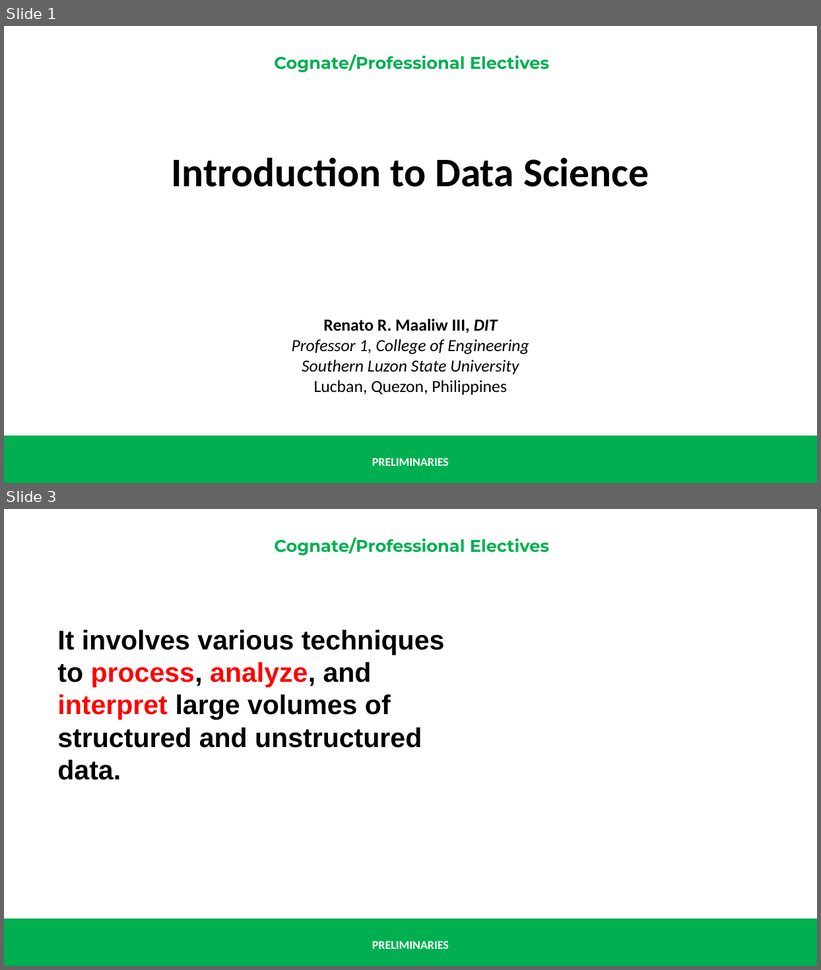
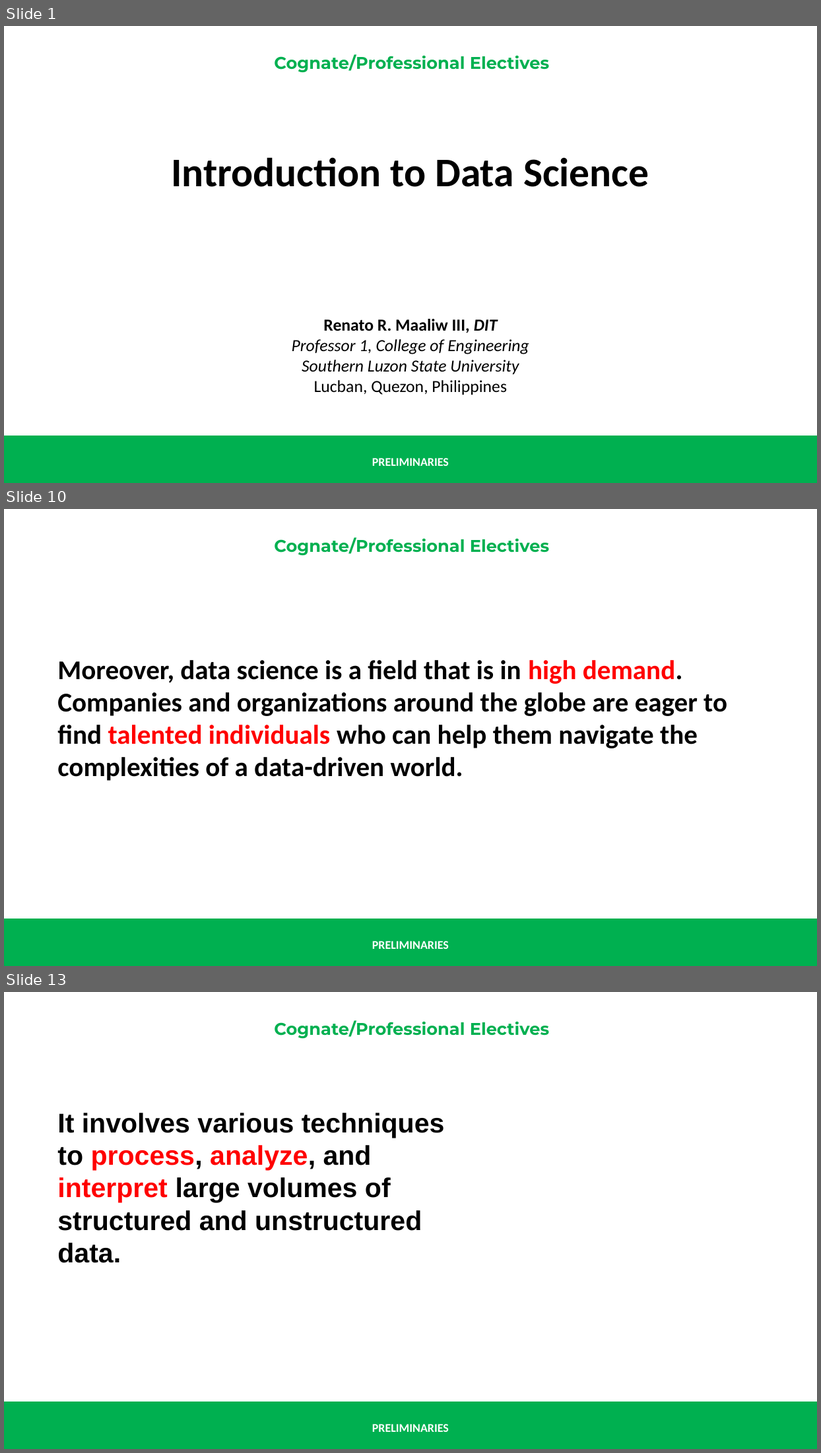
Before and after one commit to renatomaaliw3/public_files, a slide deck: CPE Electives (1 - 3)/01. Lectures Notebook/00. Presentations & Text Books/01. Electives 1 to 3/00. Preliminaries.pptx. Shown one above the other, each under a label of ours: slides 1 and 3 before the commit, slides 1, 10 and 13 after it; the slides between them are not shown. The pictures are 821x970 and 821x1453 pixels, drawn with LibreOffice and Linux fonts; fonts in the diff are those of the drawing. Boxes give left, top, right and bottom in pixels: in the first picture for what was removed or moved away, otherwise in the second. Text is boxed around its words. In the diff, an @@ line names an element or a change of style, - is before the commit and + after.

```diff
--- a/CPE Electives (1 - 3)/01. Lectures Notebook/00. Presentations & Text Books/01. Electives 1 to 3/00. Preliminaries.pptx
+++ b/CPE Electives (1 - 3)/01. Lectures Notebook/00. Presentations & Text Books/01. Electives 1 to 3/00. Preliminaries.pptx
@@ slide 10 added at <box>4,509,817,966</box>, background #FFFFFF; not listed: 3 template elements that a slide beside it also shows @@
@@ text added at <box>57,660,727,781</box>, 32 pt, text #000000, bold @@
+Moreover, data science is a field that is in high demand. Companies and organizations around the globe are eager to find talented individuals who can help them navigate the complexities of a data-driven world.
@@ what was slide 3 is now slide 13 @@
```
Also in this commit, not shown: 3 slides changed, 9 other slides added, 1 other file.
